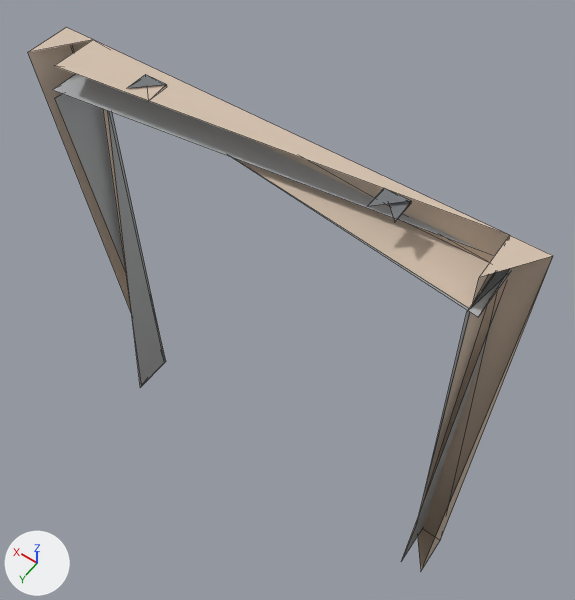
What one commit did to the glTF model models/kit/openFrame_regocrete.glb.
Camera for both pictures: a 50 mm lens placed at (-1.26, 1.61, 3.97), pointed at (0.0, -0.15, 1.2). Arrows for +X, +Y and +Z are at lower left; the lights stay in place. The older version comes first. Mesh edges are drawn as thin lines. Vertices at exactly the same position are counted once.

The first picture shows 'openFrame_regocrete'.
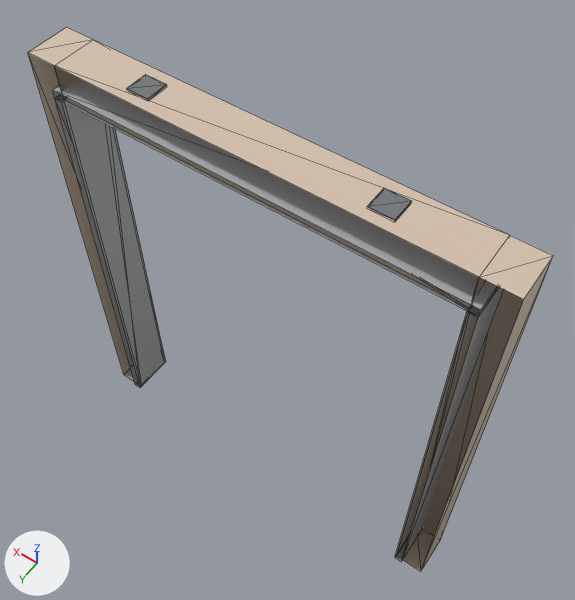
Location of each change, [x1, y1, x2, y2] in pixels of the pictures (575 x 600 px):
'openFrame_regocrete', reshaped
    before: [28, 27, 553, 571]
    after: [28, 27, 553, 572]
part 1 of me_base, added
    after: [28, 40, 553, 572]

The change, as a diff of the scene's bpy script:
```diff
--- a/models/kit/openFrame_regocrete.glb.py
+++ b/models/kit/openFrame_regocrete.glb.py
@@ me_base @@
 # used by ob_openframe_regocrete; location = (0.0, 0.0, 0.0)
-me_base.from_pydata(...)  # 44 vertices, 48 faces; spans x -1.0..1.0, y -0.11..0.11, z 0.0..2.21
+me_base.from_pydata(...)  # 56 vertices, 84 faces; spans x -1.0..1.0, y -0.11..0.11, z 0.0..2.21
+# me_base part 1
+# 12 vertices are added at x -1.0..1.0, y 0.05..0.11, z 0.0..2.21
+# 12 new faces join them, mat_concrete
+# 24 new faces join them, mat_steel
 me_base.materials.append(mat_concrete)
```
